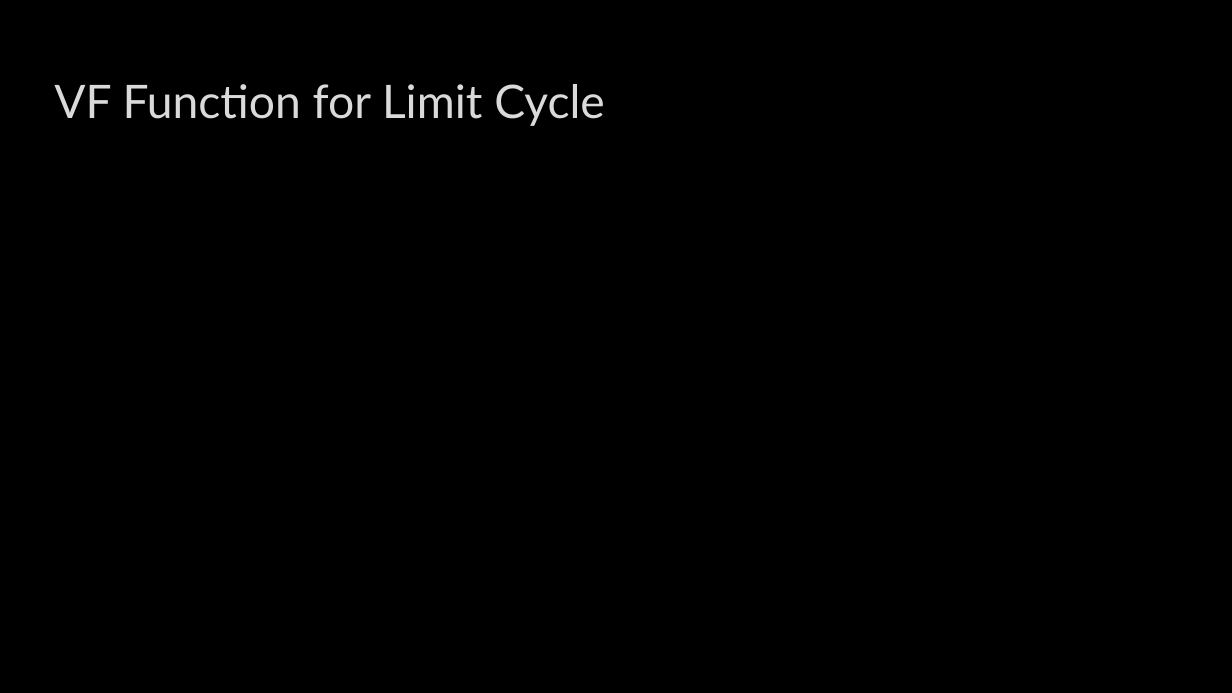
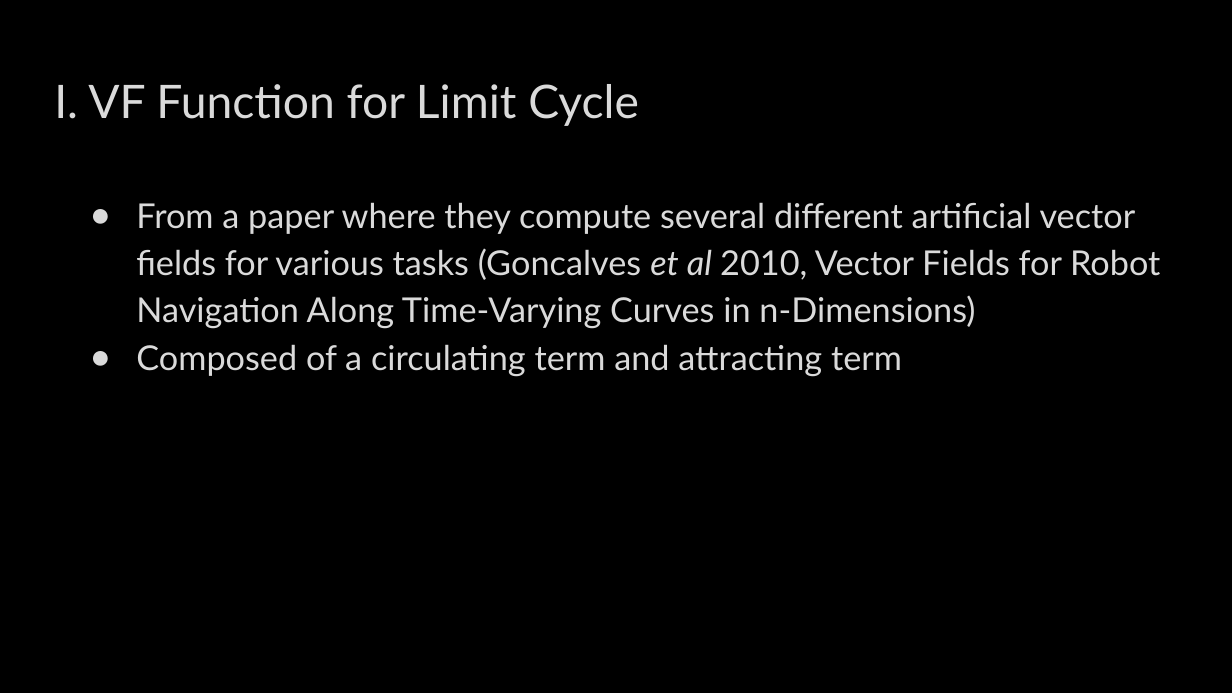
Before and after one commit to rdensamo/CSE498-FinalProject-21-Densamo, a slide deck: slide 5 of Aerial Robotics Final Project Presentation .pptx. Drawn at 1232x693 pixels with LibreOffice and Linux fonts; fonts in the diff are those of the drawing; background and template pictures are left out. Boxes give left, top, right and bottom in pixels: in the first picture for what was removed or moved away, otherwise in the second. Text is boxed around its words. In the diff, an @@ line names an element or a change of style, - is before the commit and + after.

```diff
--- a/Aerial Robotics Final Project Presentation .pptx
+++ b/Aerial Robotics Final Project Presentation .pptx
@@ title at box(54, 84, 639, 126): text changed @@
-VF Function for Limit Cycle
+I. VF Function for Limit Cycle
@@ text added at box(136, 202, 1160, 376), 20 pt, text #DADADA @@
+● From a paper where they compute several different artificial vector fields for various tasks (Goncalves et al 2010, Vector Fields for Robot Navigation Along Time-Varying Curves in n-Dimensions)
+● Composed of a circulating term and attracting term
```
Also in this commit, not shown: 6 other slides changed, 1 slide added, 1 slide removed, 1 other file.
